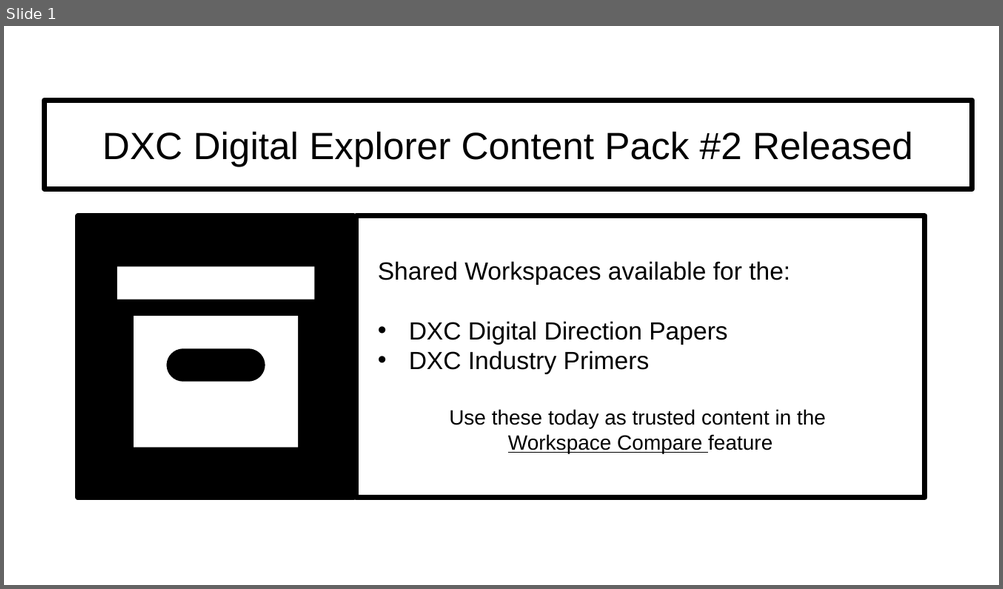
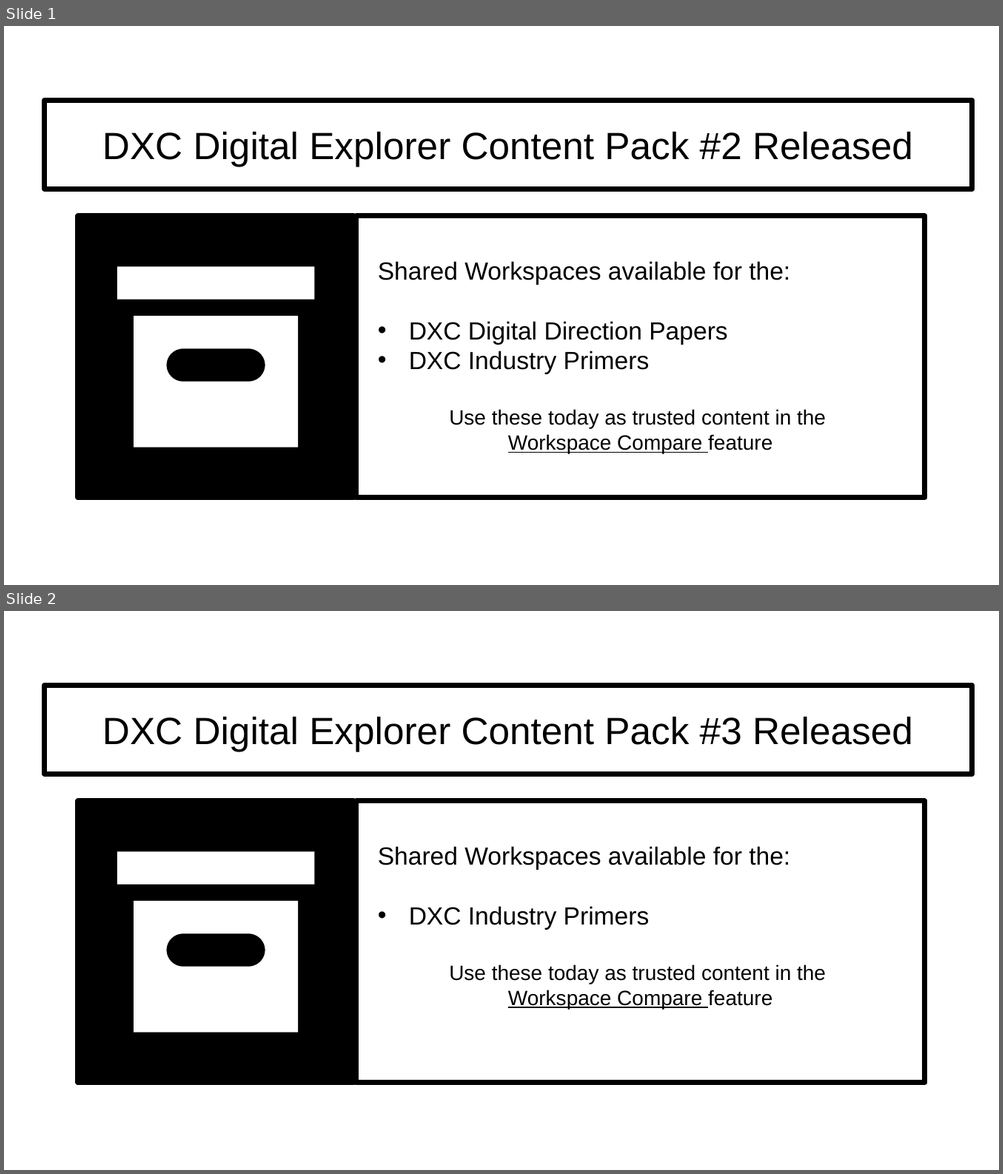
Before and after one commit to EnglishSid/DigitalExplorerDevNotes, a slide deck: Modules/workspaces/ContentPacks.pptx. Shown one above the other, each under a label of ours: slide 1 before the commit, slides 1 and 2 after it. The pictures are 1003x589 and 1003x1174 pixels, drawn with LibreOffice and Linux fonts; fonts in the diff are those of the drawing; background and template pictures are left out. Boxes give left, top, right and bottom in pixels: in the first picture for what was removed or moved away, otherwise in the second. Text is boxed around its words. In the diff, an @@ line names an element or a change of style, - is before the commit and + after.

```diff
--- a/Modules/workspaces/ContentPacks.pptx
+++ b/Modules/workspaces/ContentPacks.pptx
@@ slide 2 added at [4,611,999,1170], background #FFFFFF; not listed: 1 template element that a slide beside it also shows @@
@@ rectangle added at [4,611,999,1170], fill #FFFFFF @@
@@ rectangle added at [45,685,972,774], fill #FFFFFF, outline #000000 6 pt, 44 pt, text #000000 @@
+DXC Digital Explorer Content Pack #3 Released
@@ group added at [78,801,925,1083]: 2 rectangles, 1 freeform shape, 1 text @@
+Shared Workspaces available for the:
+• DXC Industry Primers
+Use these today as trusted content in the
+Workspace Compare feature
```
Also in this commit, not shown: 32 other files.
